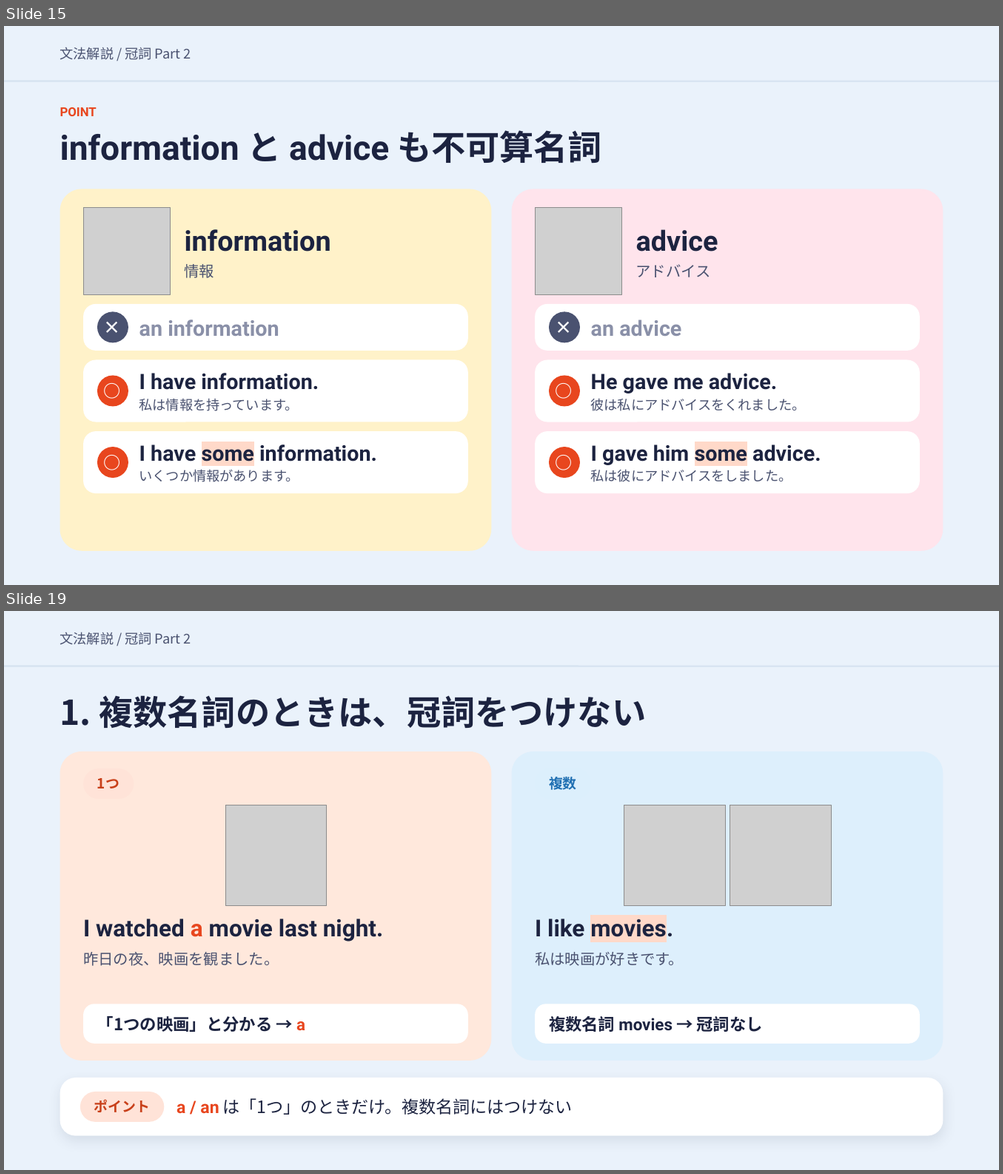
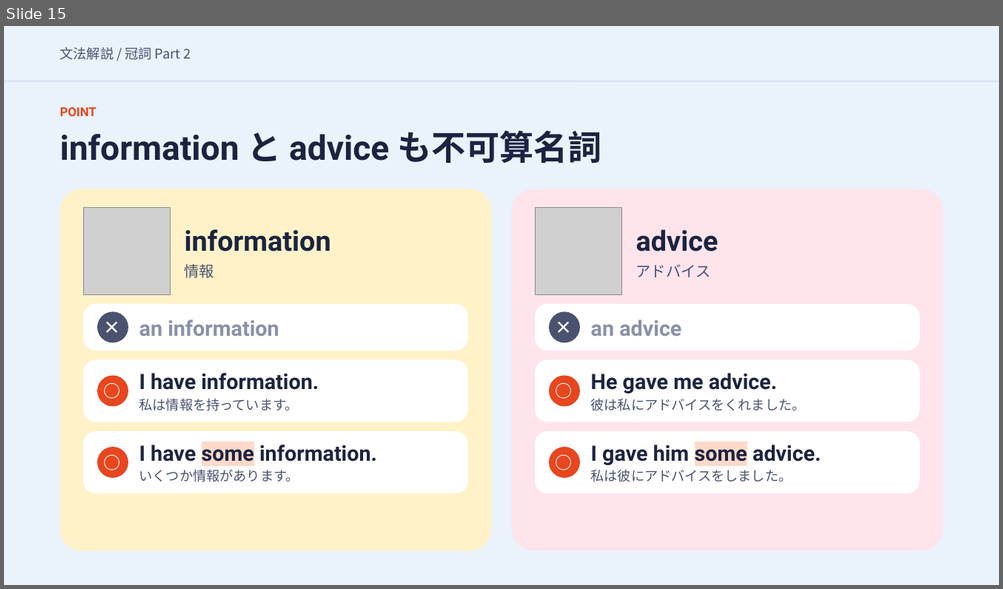
Before and after one commit to hinakajisaki-dev/hina-english, a slide deck: matome/articles-2/articles-2-slides.pptx. Shown one above the other, each under a label of ours: slides 15 and 19 before the commit, slide 15 after it; the slides between them are not shown. The pictures are 1003x1174 and 1003x589 pixels, drawn with LibreOffice and Linux fonts; fonts in the diff are those of the drawing; grey boxes stand for pictures. Boxes give left, top, right and bottom in pixels: in the first picture for what was removed or moved away, otherwise in the second. Text is boxed around its words. In the diff, an @@ line names an element or a change of style, - is before the commit and + after.

```diff
--- a/matome/articles-2/articles-2-slides.pptx
+++ b/matome/articles-2/articles-2-slides.pptx
@@ slide 19 removed at (4,611,999,1170), background #EAF2FB @@
@@ text removed at (60,632,191,645) @@
-文法解説 / 冠詞 Part 2
@@ line removed from (4, 667) to (999, 667) @@
@@ text removed at (60,695,646,728) @@
-1. 複数名詞のときは、冠詞をつけない
@@ rounded rectangle removed at (60,752,491,1062) @@
@@ rounded rectangle removed at (512,752,942,1062) @@
@@ rounded rectangle removed at (83,769,134,799) @@
@@ text removed at (97,778,119,789) @@
-1つ
@@ rounded rectangle removed at (535,769,590,799) @@
@@ text removed at (549,777,577,790) @@
-複数
@@ picture removed at (225,805,327,906) @@
@@ picture removed at (624,805,725,906) @@
@@ picture removed at (730,805,831,906) @@
@@ text removed at (83,919,384,942) @@
-I watched a movie last night.
@@ text removed at (535,915,673,942) @@
-I like movies.
@@ text removed at (83,952,279,966) @@
-昨日の夜、映画を観ました。
@@ text removed at (535,952,683,966) @@
-私は映画が好きです。
@@ rounded rectangle removed at (83,1004,468,1044) @@
@@ rounded rectangle removed at (535,1004,919,1044) @@
@@ text removed at (97,1017,305,1032) @@
-「1つの映画」と分かる → a
@@ text removed at (549,1017,762,1032) @@
-複数名詞 movies → 冠詞なし
@@ rounded rectangle removed at (60,1078,942,1136) @@
@@ rounded rectangle removed at (80,1092,164,1123) @@
@@ text removed at (176,1099,572,1115) @@
-a / an は「1つ」のときだけ。複数名詞にはつけない
@@ text removed at (94,1099,150,1113) @@
-ポイント
```
Also in this commit, not shown: 13 slides changed, 11 other slides removed, 12 other files.
